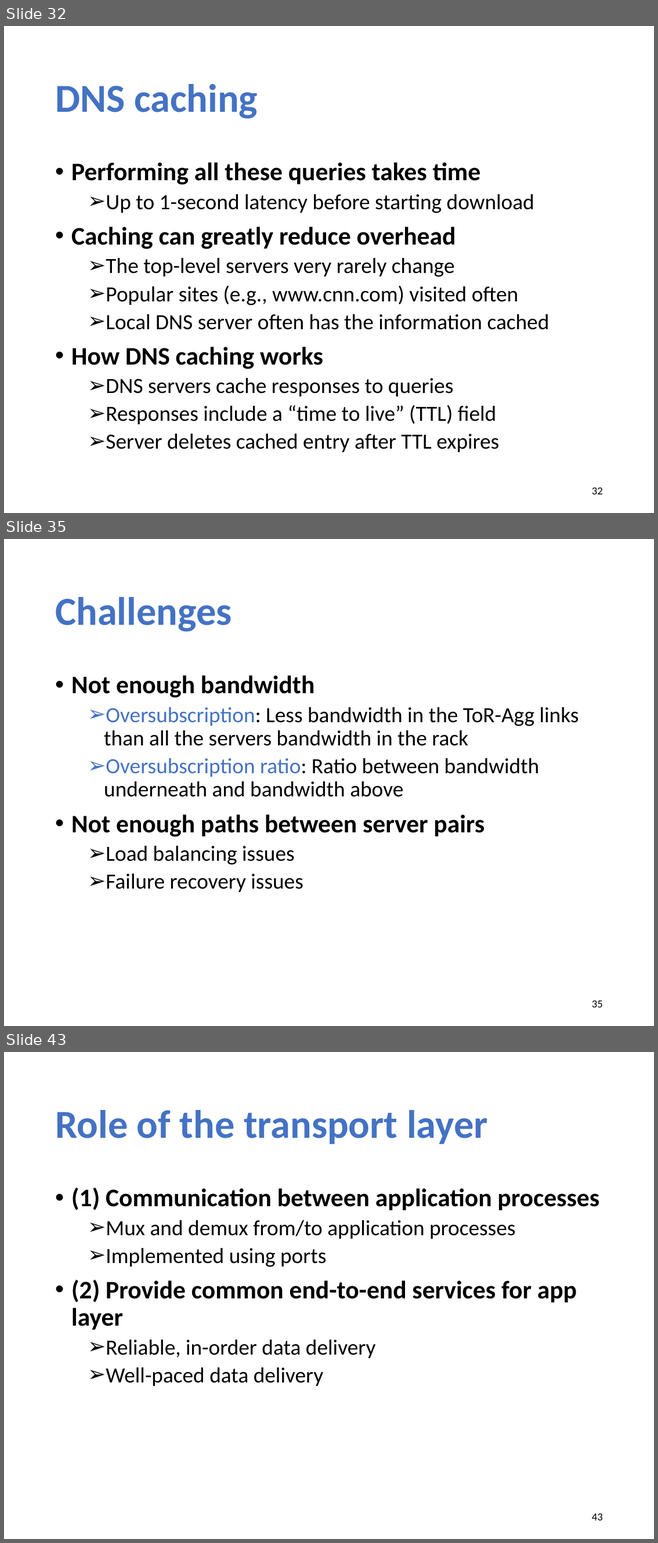
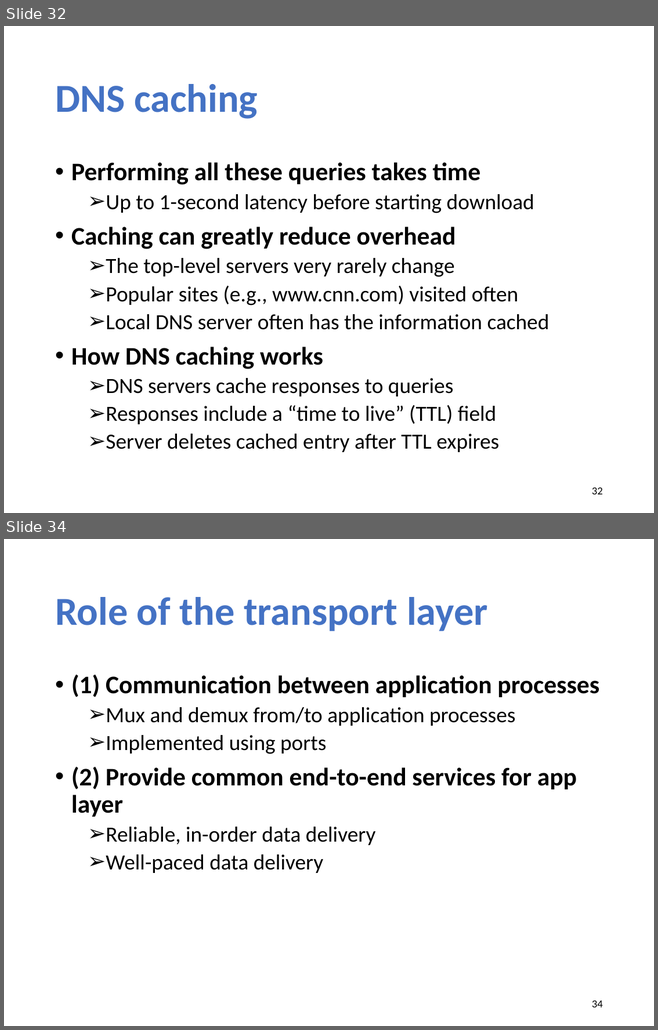
Before and after one commit to xinjin/course-net, a slide deck: slides/Midterm_review.pptx. Shown one above the other, each under a label of ours: slides 32, 35 and 43 before the commit, slides 32 and 34 after it; the slides between them are not shown. The pictures are 658x1543 and 658x1030 pixels, drawn with LibreOffice and Linux fonts; fonts in the diff are those of the drawing. Boxes give left, top, right and bottom in pixels: in the first picture for what was removed or moved away, otherwise in the second. Text is boxed around its words. In the diff, an @@ line names an element or a change of style, - is before the commit and + after.

```diff
--- a/slides/Midterm_review.pptx
+++ b/slides/Midterm_review.pptx
@@ slide 35 removed at bbox=[4, 539, 654, 1026], background #FFFFFF @@
@@ title removed at bbox=[55, 597, 232, 632] @@
-Challenges
@@ text removed at bbox=[71, 675, 579, 892] @@
-• Not enough bandwidth
-  ➢ Oversubscription: Less bandwidth in the ToR-Agg links than all the servers bandwidth in the rack
-  ➢ Oversubscription ratio: Ratio between bandwidth underneath and bandwidth above
-• Not enough paths between server pairs
-  ➢ Load balancing issues
-  ➢ Failure recovery issues
@@ page number removed at bbox=[592, 1001, 603, 1008] @@
-35
@@ what was slide 43 is now slide 34 @@
@@ page number at bbox=[592, 1001, 603, 1008]: text changed @@
-43
+34
```
Also in this commit, not shown: 6 slides changed, 8 other slides removed.
